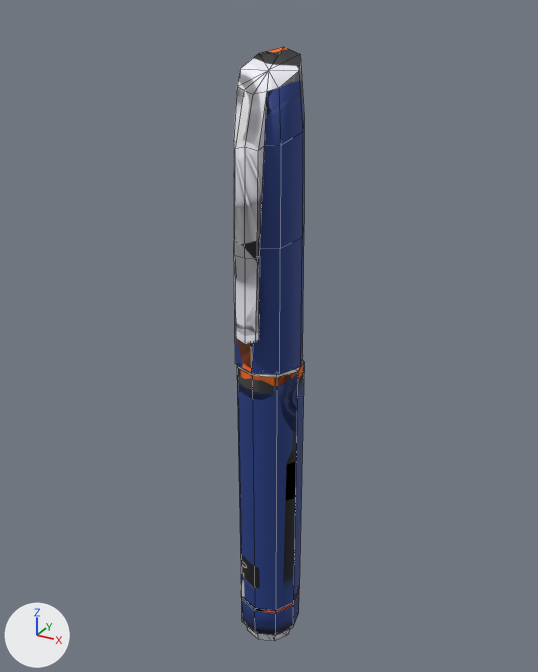
Before and after pictures for a commit that changed the FBX model care-up/Assets/Resources/Models/insulinPen.fbx.
Both versions are drawn from a camera (50 mm lens) standing at (0.1064, -0.1938, 0.106) and looking at (-0.0021, 0.0035, 0.0073). The lights are fixed; the arrows at lower left show +X, +Y and +Z. Mesh edges are drawn as thin lines. Where no turn or scale is listed for an object, it has been applied to the vertices. Vertices at the same position are counted once.

Names of what the first picture shows: 'insulinPen', 'insulinPenCup'.
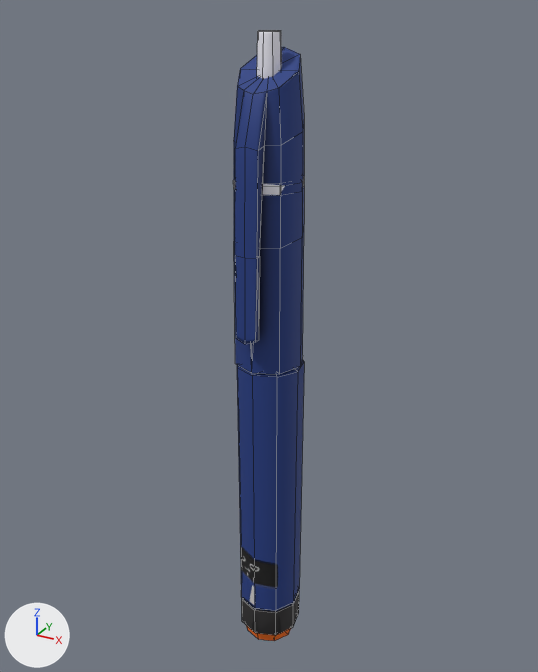
Where the newer file only moved an object's origin or applied its transform, the numbers keep the older frame.

The change, as a diff of the scene's bpy script:
```diff
--- a/care-up/Assets/Resources/Models/insulinPen.fbx.py
+++ b/care-up/Assets/Resources/Models/insulinPen.fbx.py
@@ me_mesh @@
 me_mesh.from_pydata(...)  # 107 vertices, 117 faces; spans x -0.011..0.011, y -0.011..0.011, z -0.113..0.068
 # used by ob_insulinpen; location = (0.0, 0.0, 0.0)
+# me_mesh part 1: texture (UV) coordinates of 117 of 117 faces, centred in x -0.01..0.011, y -0.01..0.011, z -0.113..0.068, changed; they spanned u 0.01..0.88, v 0.01..0.99 and now span u 0.01..0.99, v 0.01..0.99
 me_mesh.materials.append(mat_insulinpen_mat)
@@ me_mesh_002 @@
 me_mesh_002.from_pydata(...)  # 62 vertices, 72 faces; spans x -0.0114..0.0114, y -0.0155..0.0114, z 0.0003..0.096
 # used by ob_insulinpencup; location = (0.0, 0.0, 0.0)
+# me_mesh_002 part 2: texture (UV) coordinates of 72 of 72 faces, centred in x -0.0097..0.0097, y -0.0149..0.0094, z 0.0005..0.0936, changed; they spanned u 0.47..0.99, v 0.01..0.92 and now span u 0.02..0.84, v 0.01..0.99
 me_mesh_002.materials.append(mat_insulinpen_mat)
@@ me_mesh_003 @@
+me_mesh_003.from_pydata(...)  # 74 vertices, 80 faces; spans x -0.0109..0.0109, y -0.0109..0.0109, z 0.0575..0.1005
+me_mesh_003.materials.append(mat_insulinpen_mat)
@@ ob_insulinpenneedlecap @@
+ob_insulinpenneedlecap = bpy.data.objects.new('insulinPenNeedleCap', me_mesh_003)
+ob_insulinpenneedlecap.location = (0.0, 0.0, 0.0)
```

Boxes (x1, y1, x2, y2) around the edits, measured in the pictures (538 x 672 px):
'insulinPenNeedleCap', added
    after: (233, 30, 305, 195)
part 1 of me_mesh, surface changed
    both: (237, 360, 304, 641)
part 2 of me_mesh_002, surface changed (grey to blue)
    both: (234, 47, 304, 374)
